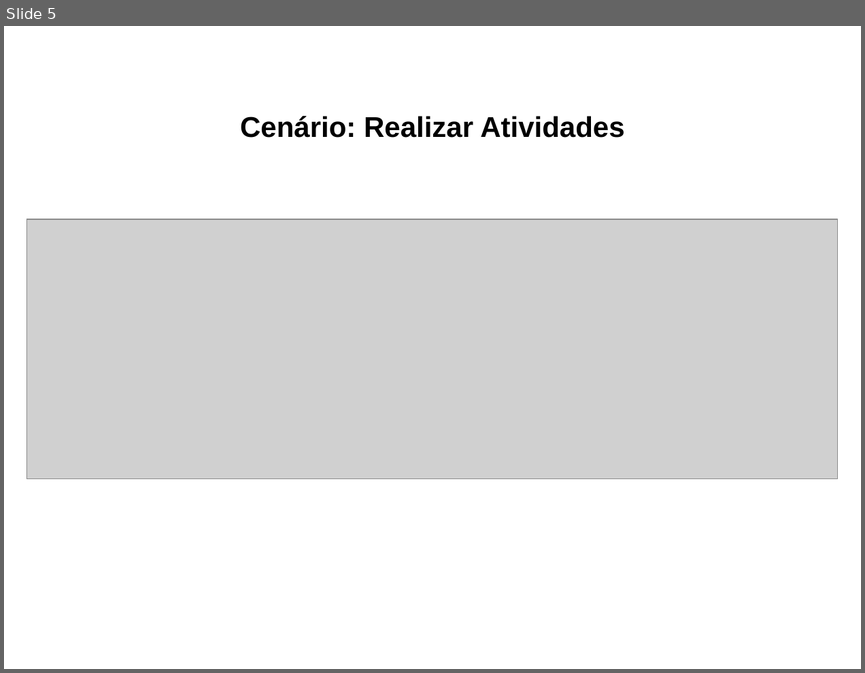
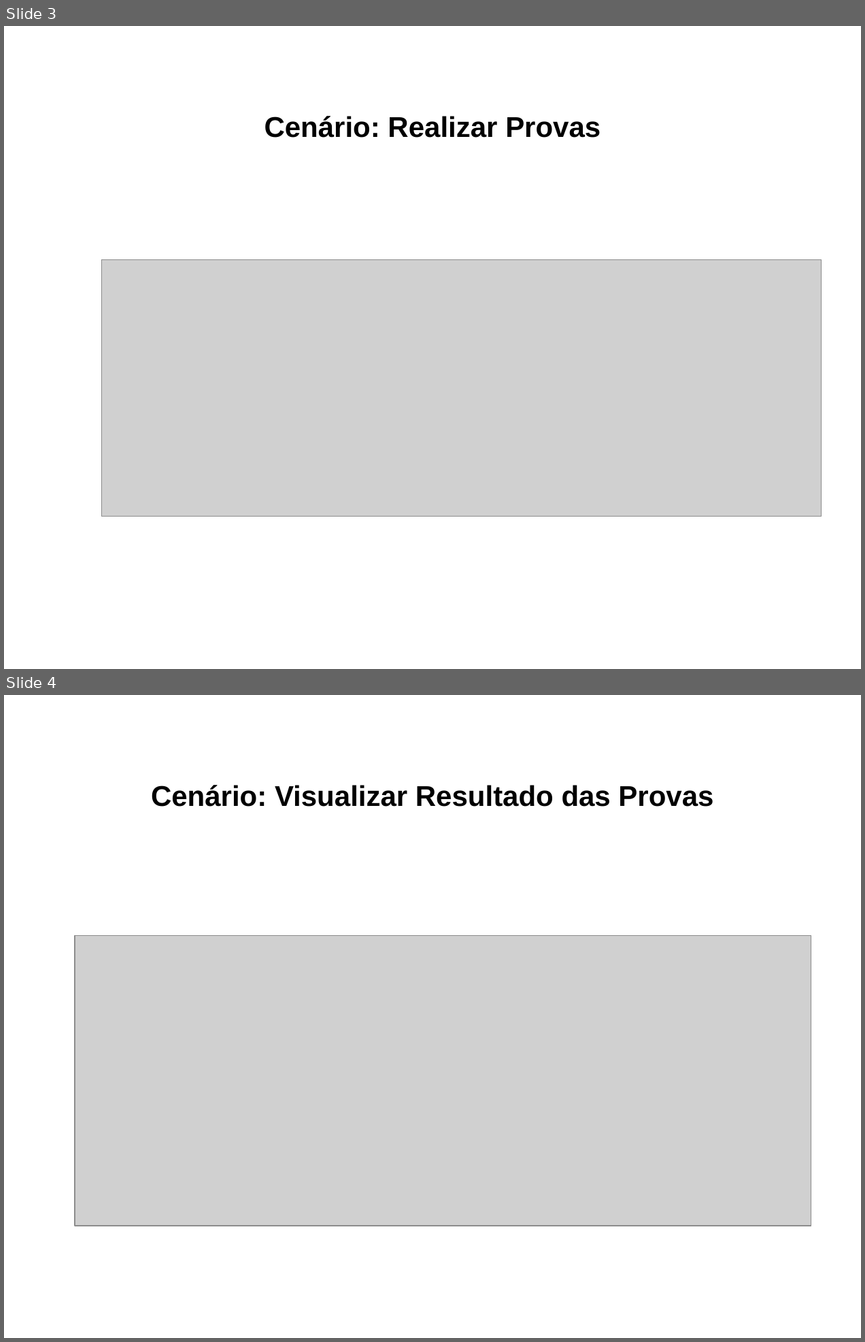
Before and after one commit to leozabotto/smart-owl, a slide deck: Artefatos/15 - Arquitetura de Negócio para cada Cenário.pptx. Shown one above the other, each under a label of ours: slide 5 before the commit, slides 3 and 4 after it. The pictures are 865x673 and 865x1342 pixels, drawn with LibreOffice and Linux fonts; fonts in the diff are those of the drawing; grey boxes stand for pictures. Boxes give left, top, right and bottom in pixels: in the first picture for what was removed or moved away, otherwise in the second. Text is boxed around its words. In the diff, an @@ line names an element or a change of style, - is before the commit and + after.

```diff
--- a/Artefatos/15 - Arquitetura de Negócio para cada Cenário.pptx
+++ b/Artefatos/15 - Arquitetura de Negócio para cada Cenário.pptx
@@ slide 4 added at [4, 695, 861, 1338], background #FFFFFF @@
@@ text added at [151, 785, 713, 807], 24 pt, text #000000, bold @@
+Cenário: Visualizar Resultado das Provas
@@ picture added at [75, 936, 811, 1226] @@
@@ what was slide 5 is now slide 3 @@
@@ slide 3 changed as well @@
@@ text at [264, 116, 600, 138]: text changed @@
-Cenário: Realizar Atividades
+Cenário: Realizar Provas
@@ picture: place and size @@
-picture at [27, 219, 838, 478]
+picture at [102, 260, 821, 516]
```
Also in this commit, not shown: 2 other slides changed, 3 other slides added, 3 slides removed.
